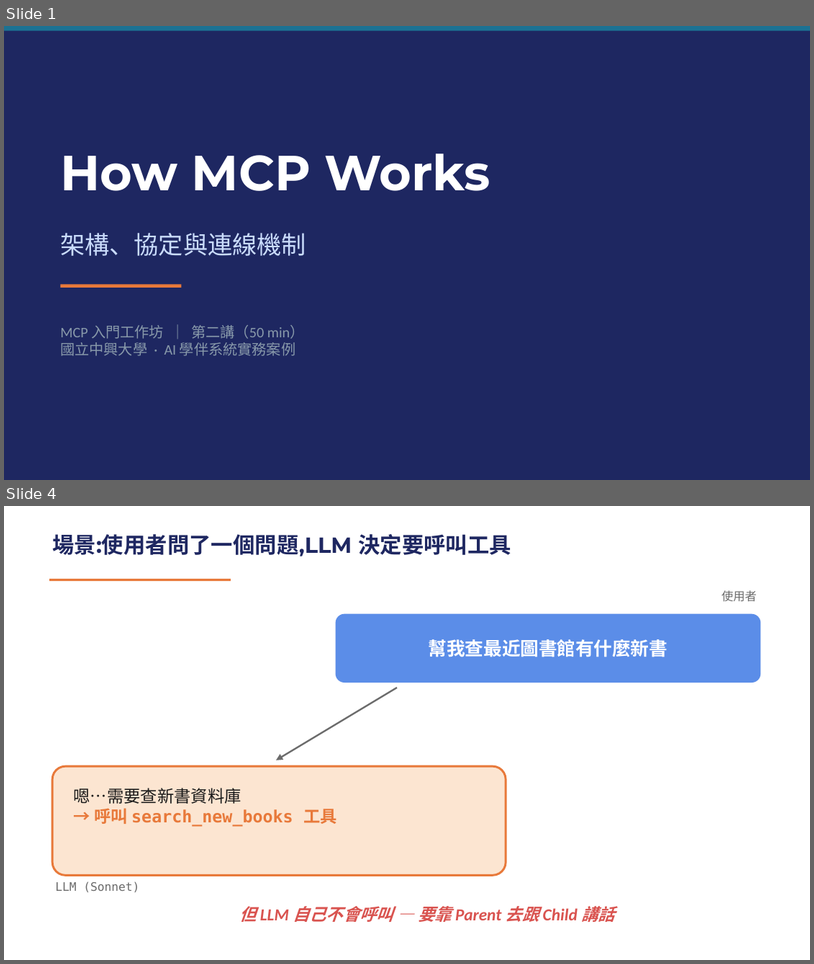
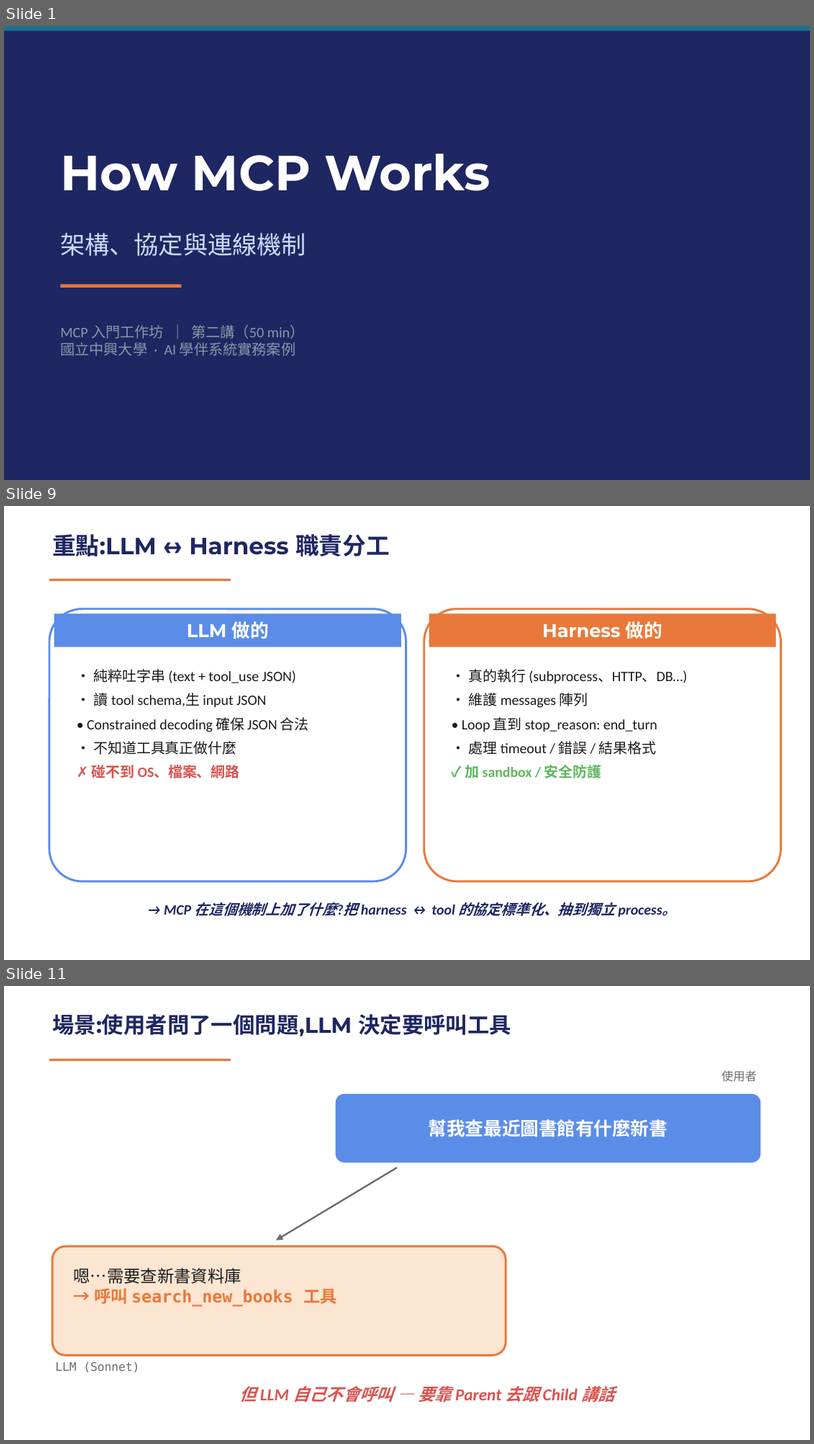
Before and after one commit to mjib007/nchu-mcp-workshop-2026, a slide deck: 02-how-mcp-works.pptx. Shown one above the other, each under a label of ours: slides 1 and 4 before the commit, slides 1, 9 and 11 after it; the slides between them are not shown. The pictures are 814x964 and 814x1444 pixels, drawn with LibreOffice and Linux fonts; fonts in the diff are those of the drawing. Boxes give left, top, right and bottom in pixels: in the first picture for what was removed or moved away, otherwise in the second. Text is boxed around its words. In the diff, an @@ line names an element or a change of style, - is before the commit and + after.

```diff
--- a/02-how-mcp-works.pptx
+++ b/02-how-mcp-works.pptx
@@ slide 9 added at bbox=[4, 506, 810, 960], background #FFFFFF @@
@@ text added at bbox=[52, 534, 390, 556], 21 pt, text #1E2761, bold @@
+重點:LLM ↔ Harness 職責分工
@@ rectangle added at bbox=[49, 579, 231, 581], fill #E8793A @@
@@ rounded rectangle added at bbox=[49, 608, 406, 881], fill #FFFFFF, outline #5B8DE8 1.87 pt @@
@@ rectangle added at bbox=[54, 613, 401, 646], fill #5B8DE8 @@
@@ rounded rectangle added at bbox=[424, 608, 781, 881], fill #FFFFFF, outline #E8793A 1.87 pt @@
@@ rectangle added at bbox=[429, 613, 776, 646], fill #E8793A @@
@@ text added at bbox=[187, 621, 269, 639], 16.5 pt, text #FFFFFF, bold @@
+LLM 做的
@@ text added at bbox=[543, 621, 663, 639], 16.5 pt, text #FFFFFF, bold @@
+Harness 做的
@@ text added at bbox=[87, 669, 309, 778], 12.8 pt, text #1A1A1A @@
+• 純粹吐字串 (text + tool_use JSON)
+• 讀 tool schema,生 input JSON
+• Constrained decoding 確保 JSON 合法
+• 不知道工具真正做什麼
+✗ 碰不到 OS、檔案、網路
@@ text added at bbox=[462, 669, 687, 778], 12.8 pt, text #1A1A1A @@
+• 真的執行 (subprocess、HTTP、DB…)
+• 維護 messages 陣列
+• Loop 直到 stop_reason: end_turn
+• 處理 timeout / 錯誤 / 結果格式
+✓ 加 sandbox / 安全防護
@@ text added at bbox=[164, 902, 677, 916], 12.8 pt, text #1E2761, bold, italic @@
+→ MCP 在這個機制上加了什麼?把 harness ↔ tool 的協定標準化、抽到獨立 process。
@@ what was slide 4 is now slide 11 @@
```
Also in this commit, not shown: 5 slides changed, 6 other slides added, 4 other files.
